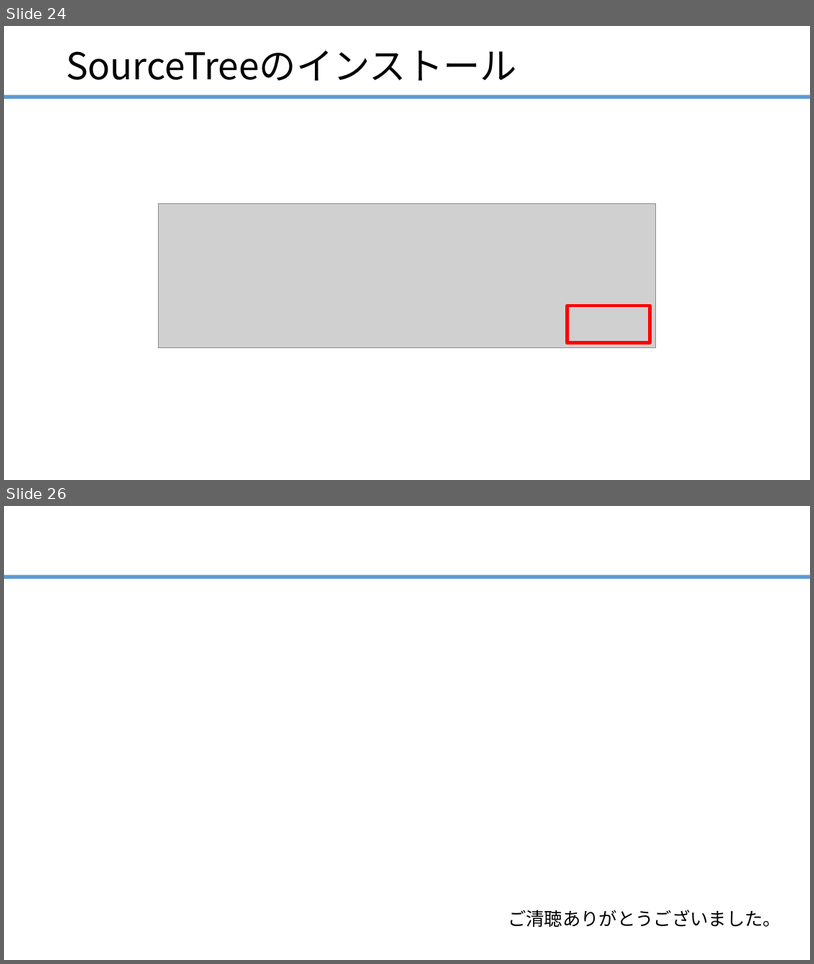
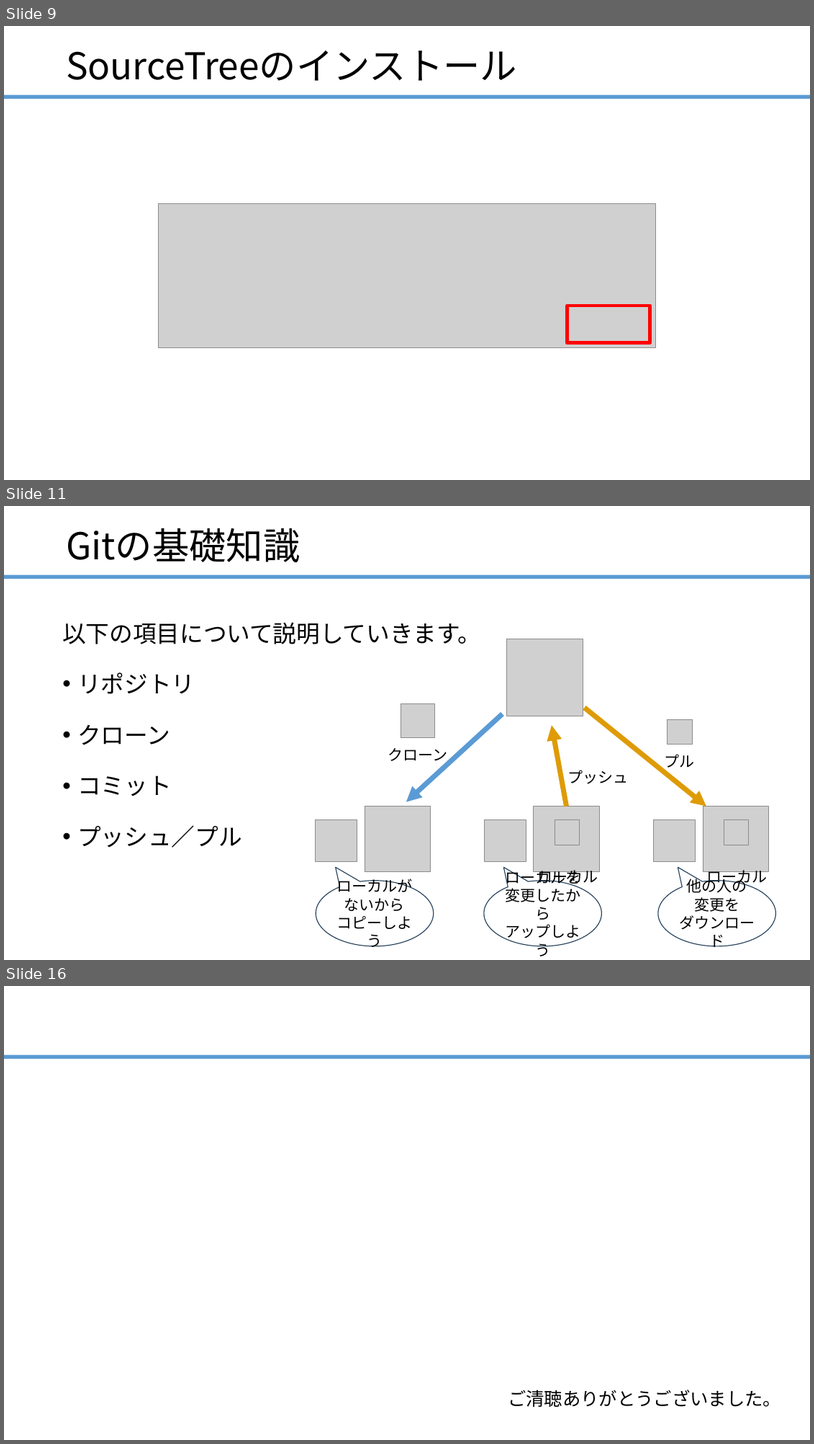
Before and after one commit to ainsAins/git4beginners, a slide deck: ハンズオン_Git入門.pptx. Shown one above the other, each under a label of ours: slides 24 and 26 before the commit, slides 9, 11 and 16 after it; the slides between them are not shown. The pictures are 814x964 and 814x1444 pixels, drawn with LibreOffice and Linux fonts; fonts in the diff are those of the drawing; grey boxes stand for pictures. Boxes give left, top, right and bottom in pixels: in the first picture for what was removed or moved away, otherwise in the second. Text is boxed around its words. In the diff, an @@ line names an element or a change of style, - is before the commit and + after.

```diff
--- a/ハンズオン_Git入門.pptx
+++ b/ハンズオン_Git入門.pptx
@@ slide 11 added at <box>4,506,810,960</box>, background #FFFFFF; not listed: 1 template element that a slide beside it also shows @@
@@ title added at <box>66,528,301,563</box>, 44 pt, text #000000 @@
+Gitの基礎知識
@@ text added at <box>62,622,481,847</box>, 28 pt, text #000000 @@
+以下の項目について説明していきます。
+• リポジトリ
+• クローン
+• コミット
+• プッシュ／プル
@@ picture added at <box>507,639,584,716</box> @@
@@ picture added at <box>401,704,435,738</box> @@
@@ arrow added from (502, 713) to (406, 802), #5B9BD5 6 pt @@
@@ arrow added from (585, 708) to (707, 806), #DE9B06 6 pt @@
@@ group added at <box>485,720,692,872</box>: 4 pictures @@
@@ arrow added from (566, 806) to (552, 725), #DE9B06 6 pt @@
@@ text added at <box>388,748,448,764</box>, 18 pt, text #000000 @@
+クローン
@@ text added at <box>664,754,694,770</box>, 18 pt, text #000000 @@
+プル
@@ text added at <box>568,770,629,784</box>, 18 pt, text #000000 @@
+プッシュ
@@ picture added at <box>365,806,430,872</box> @@
@@ picture added at <box>703,806,769,872</box> @@
@@ picture added at <box>316,820,358,862</box> @@
@@ picture added at <box>654,820,696,862</box> @@
@@ picture added at <box>725,820,749,845</box> @@
@@ text added at <box>538,870,598,885</box>, 18 pt, text #000000 @@
+ローカル
@@ text added at <box>707,870,767,885</box>, 18 pt, text #000000 @@
+ローカル
@@ speech bubble added at <box>316,880,434,947</box>, outline #28445D 1 pt, 18 pt, text #000000 @@
+ローカルがないから
+コピーしよう
@@ speech bubble added at <box>484,880,602,947</box>, outline #28445D 1 pt, 18 pt, text #000000 @@
+ローカルを
+変更したから
+アップしよう
@@ speech bubble added at <box>658,880,777,947</box>, outline #28445D 1 pt, 18 pt, text #000000 @@
+他の人の
+変更を
+ダウンロード
@@ what was slide 24 is now slide 9 @@
@@ what was slide 26 is now slide 16 @@
```
Also in this commit, not shown: 3 slides changed, 6 other slides added, 17 slides removed, 1 other file.
